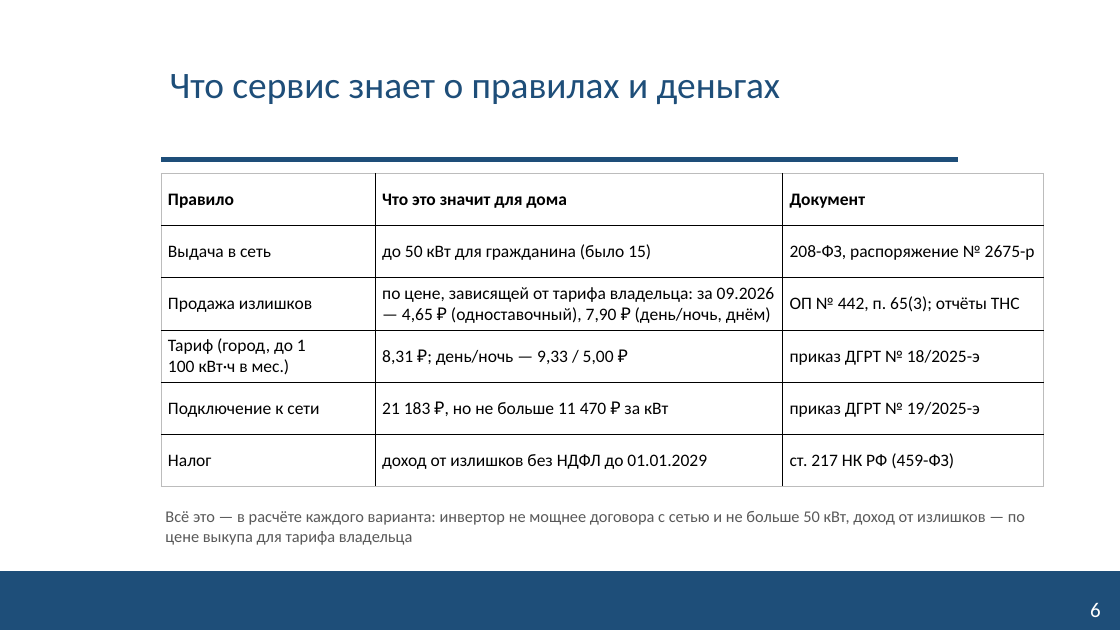
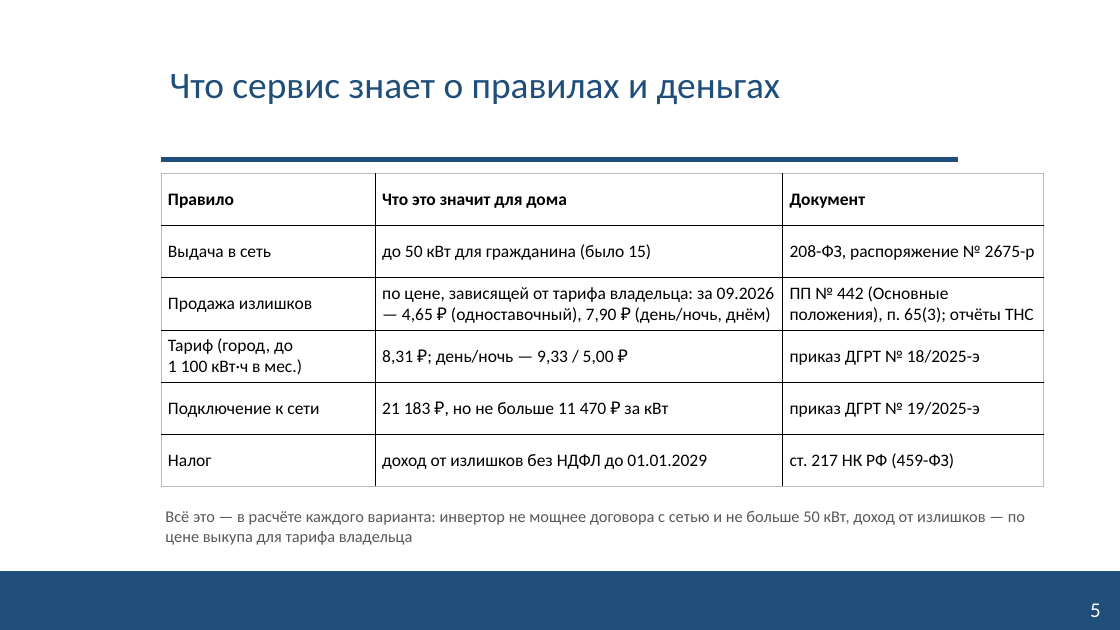
Before and after one commit to NeK0ban/SunCount, a slide deck: slide 5 of reports/SunCount_interim_talk.pptx (slide 6 before the commit). Drawn at 1120x630 pixels with LibreOffice and Linux fonts; fonts in the diff are those of the drawing; background and template pictures are left out. Boxes give left, top, right and bottom in pixels: in the first picture for what was removed or moved away, otherwise in the second. Text is boxed around its words. In the diff, an @@ line names an element or a change of style, - is before the commit and + after.

```diff
--- a/reports/SunCount_interim_talk.pptx
+++ b/reports/SunCount_interim_talk.pptx
@@ table at bbox=[161, 174, 1044, 486] @@
-row 3, column 3: ОП № 442, п. 65(3); отчёты ТНС
+row 3, column 3: ПП № 442 (Основные положения), п. 65(3); отчёты ТНС
@@ page number at bbox=[1090, 603, 1101, 617]: text changed @@
-6
+5
```
Also in this commit, not shown: 5 other slides changed, 1 slide added, 2 slides removed, 9 other files.
